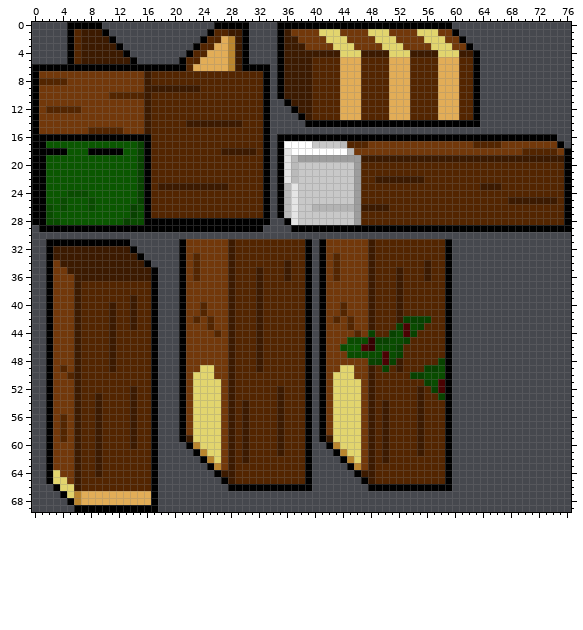
Two states of a sprite sheet, Assets/GameContent/Assets/mvz2/spritesheets/entity/enemy/tanooki_zombie.png. The first picture shows the starting point.
The file is 77x70 pixels. Colours within 5 levels of each other are drawn and written as one.
The same view after the edit:
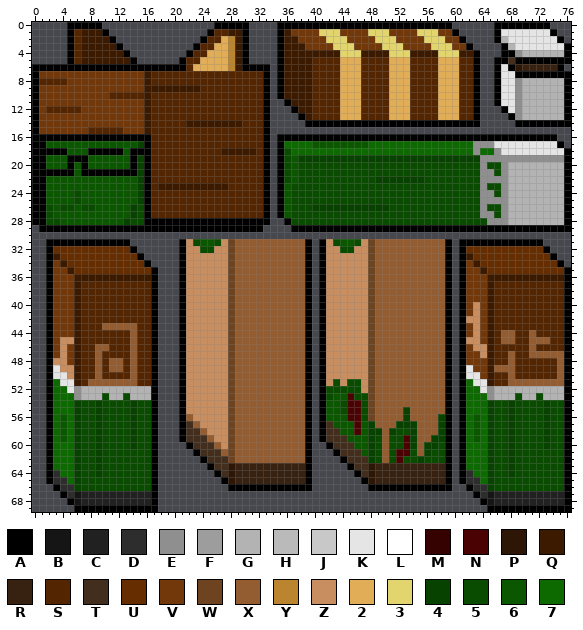
Palette (. is transparent): A #000000  B #151515  C #212121  D #2d2d2d  E #8f8f8f  F #9d9d9d  G #b3b3b3  H #bababa  J #c8c8c8  K #e5e5e5  L #ffffff  M #350101  N #4a0202  P #2d1605  Q #3c1a00  R #372110  S #532500  T #432e1e  U #662e00  V #72380a  W #6e4320  X #945d31  Y #ba852e  Z #c88e60  2 #e2ad57  3 #e2d56e  4 #084200  5 #094c00  6 #0a5700  7 #0c6a00
Edits made:
Changed rows in their new state; - is an unchanged pixel.
first column x 2:
 0 ----------------------------------------------------------------AAAAAAAA---
 1 ----------------------------------------------------------------AKKKKKKKA--
 2 ----------------------------------------------------------------AGKKKKKKKA-
 3 -----------------------------------------------------------------AGKKKKKKKA
 4 -----------------------------------------------------------------AAEGGGGGGA
 5 ----------------------------------------------------------------AATAAAAAAAA
 6 ----------------------------------------------------------------AKAPRRRRRA-
 7 ----------------------------------------------------------------AKKAAAAAAAA
 8 ----------------------------------------------------------------AKKEGGGGGGA
 9 ----------------------------------------------------------------AKKEGGGGGGA
10 ----------------------------------------------------------------AKKEGGGGGGA
11 ----------------------------------------------------------------AKKEGGGGGGA
12 -----------------------------------------------------------------AKEGGGGGGA
13 ------------------------------------------------------------------AEGGGGGGA
14 -------------------------------------------------------------------AAAAAAAA
17 ----------------------------------777766666666777777777777777EEEKKKKKKKKK--
18 ------------AA--------------------577777777777777777777777777E77EKKKKKKKKK-
19 ---AAA------A---------------------5644444444444444444444444444EEEEEEEEEEEE-
20 ---A-A------A---------------------5655555555555555555555555555E55EGGGGGGGG-
21 AAAA-AAAAAAAA---------------------5655555555555555555555555555EE5EGGGGGGGG-
22 ----------------------------------5655555555555444444455555555EEEEGGGGGGGG-
23 ----------------------------------6555555555555555555555555555E55EGGGGGGGG-
24 ---6-6----------------------------6555555555555555555555555555EE5EGGGGGGGG-
25 --6-5-6---------------------------6555555555555555555555555555EEEEGGGGGGGG-
26 ---5-5----------------------------6555444444444445555555555555E55EGGGGGGGG-
27 ----------------------------------6555555555555555555555555555EE5EGGGGGGGG-
28 -----------------------------------5555555555555555555555555555EEEGGGGGGGG-
31 --------------------Z5665ZWXXXXXXXXXX---Z5665ZWXXXXXXXXXX--AAAAAAAAAAAA----
32 -UUUUUUUUUUU--------ZZ55ZZWXXXXXXXXXX---ZZ55ZZWXXXXXXXXXX--AUUUUUUUUUUUA---
33 --UUUUUUUUUUU-------ZZZZZZWXXXXXXXXXX---ZZZZZZWXXXXXXXXXX--AQUUUUUUUUUUUA--
34 ---UUUUUUUUUUU------ZZZZZZWXXXXXXXXXX---ZZZZZZWXXXXXXXXXX--AVQUUUUUUUUUUUA-
35 ----UUUUUUUUUUU-----ZZZZZZWXXXXXXXXXX---ZZZZZZWXXXXXXXXXX--AVVQUUUUUUUUUUUA
36 --------------------ZZZZZZWXXXXXXXXXX---ZZZZZZWXXXXXXXXXX--AVVVQQQQQQQQQQQA
37 --------------------ZZZZZZWXXXXXXXXXX---ZZZZZZWXXXXXXXXXX--AVVVQSSSSSSSSSSA
38 --------------------ZZZZZZWXXXXXXXXXX---ZZZZZZWXXXXXXXXXX--AVVVQSSSSSSSSSSA
39 ------------S-------ZZZZZZWXXXXXXXXXX---ZZZZZZWXXXXXXXXXX--AVVVQSSSSSSSSSSA
40 ---------S--S-------ZZZZZZWXXXXXXXXXX---ZZZZZZWXXXXXXXXXX--AVZVQSSSSSSSSSSA
41 ---------S--S-------ZZZZZZWXXXXXXXXXX---ZZZZZZWXXXXXXXXXX--AVZVQSSSSSSSSSSA
42 ---------S--S-------ZZZZZZWXXXXXXXXXX---ZZZZZZWXXXXXXXXXX--AZZVQSSSSSSSSSSA
43 --------XXXXX-------ZZZZZZWXXXXXXXXXX---ZZZZZZWXXXXXXXXXX--AVZVQSSSSSSSSSSA
44 ---------S--X-------ZZZZZZWXXXXXXXXXX---ZZZZZZWXXXXXXXXXX--AVZVQSXXSSXSSSSA
45 --ZZ-----S--X-------ZZZZZZWXXXXXXXXXX---ZZZZZZWXXXXXXXXXX--AZZVQSXXSSXXXSSA
46 --Z----XXS--X-------ZZZZZZWXXXXXXXXXX---ZZZZZZWXXXXXXXXXX--AVZZQSSSSSXSSSSA
47 --Z----X-S--X-------ZZZZZZWXXXXXXXXXX---ZZZZZZWXXXXXXXXXX--AVVZQSSXSSXXXXXA
48 -ZZ----X-XX-X-------ZZZZZZWXXXXXXXXXX---ZZZZZZWXXXXXXXXXX--AVVVQSSXSSSSSSXA
49 -KZZ---X-XX-X-------ZZZZZZWXXXXXXXXXX---ZZZZZZWXXXXXXXXXX--AKVVQXXXSSSSSSXA
50 -KKZ---X----X-------ZZZZZZWXXXXXXXXXX---ZZZZZZWXXXXXXXXXX--AKKVQSSXSSSSSSXA
51 -7KK--XXXXXXX-------ZZZZZZWXXXXXXXXXX---Z5Z55ZWXXXXXXXXXX--A7KKQSSXXXXXXXXA
52 -77KEGGGGGGGGGG-----ZZZZZZWXXXXXXXXXX---55555ZWXXXXXXXXXX--A77KEGGGGGGGGGGA
53 -777EGGG5GG5GGG-----ZZZZZZWXXXXXXXXXX---566N55WXXXXXXXXXX--A777EGGG5GG5GGGA
54 -77745545555455-----ZZZZZZWXXXXXXXXXX---665NN5WXXXXXXXXXX--A77745545555455A
55 -77745545555455-----ZZZZZZWXXXXXXXXXX---665NN5WXXXX4XXXXX--A77745545555455A
56 -76745545555455-----XZZZZZWXXXXXXXXXX---666NN5WXXXX4XXXX4--A76745545555455A
57 -76745545555455-----TXZZZZWXXXXXXXXXX---T666N64XXX444XXX4--A76745545555455A
58 -76745545555455-----TTXZZZWXXXXXXXXXX---TT66N644X4554XXX4--A76745545555455A
59 -76745545555455-----TTTXZZWXXXXXXXXXX---TTT66645X55N4XX44--A76745545555455A
60 -77745545555455------TTTXZWXXXXXXXXXX----TTT6645X55N4X445--A77745545555455A
61 -77745545555555-------TTTXWXXXXXXXXXX-----TTT645X5NN5X455--A77745545555555A
62 -77745545555555--------TTTWXXXXXXXXXX------TTT45X5N554555--A77745545555555A
63 -77745545555555---------TTPRRRRRRRRRR-------TTPRRRRRRRRRR--A77745545555555A
64 -D7745545555555----------TPRRRRRRRRRR--------TPRRRRRRRRRR--AD7745545555555A
65 -DD745555555555-----------PRRRRRRRRRR---------PRRRRRRRRRR--ADD745555555555A
66 --DD45555555555---------------------------------------------ADD45555555555A
67 ---DBCCCCCCCCCC----------------------------------------------ADBCCCCCCCCCCA
68 ----BCCCCCCCCCC-----------------------------------------------ABCCCCCCCCCCA
69 ---------------------------------------------------------------AAAAAAAAAAAA
Where, in picture pixels (left, top, right, bottom), the same in both pictures:
changed: (186, 22, 571, 512)
changed: (46, 148, 144, 211)
changed: (53, 246, 151, 274)
changed: (53, 295, 151, 505)
